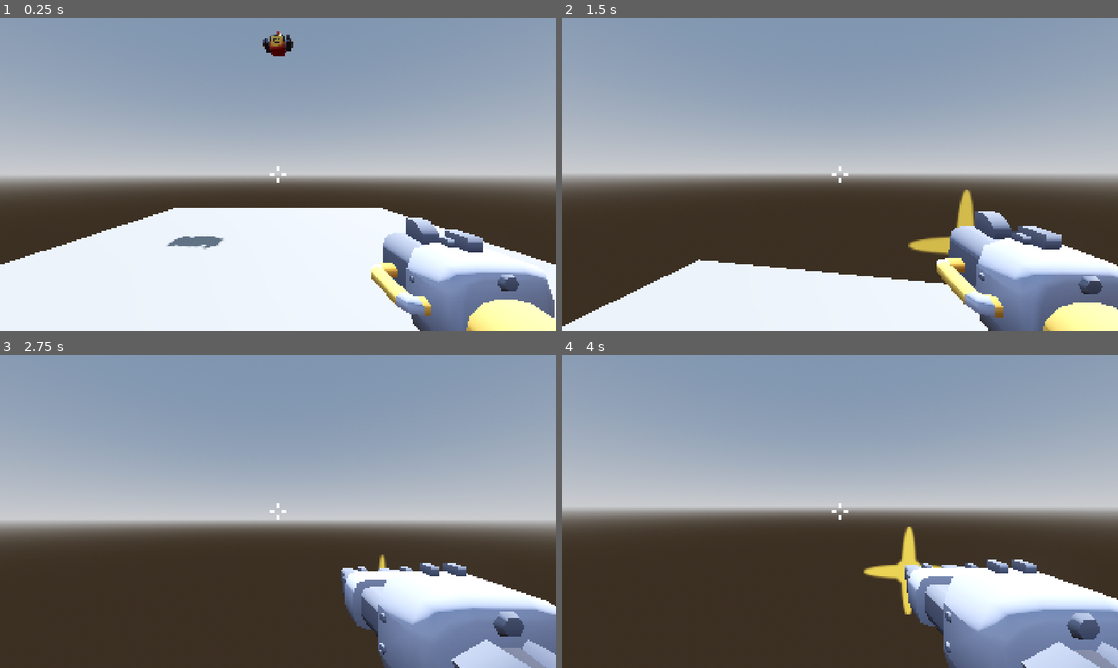
Above: before the commit, frames 1-4 (two rows, left to right).
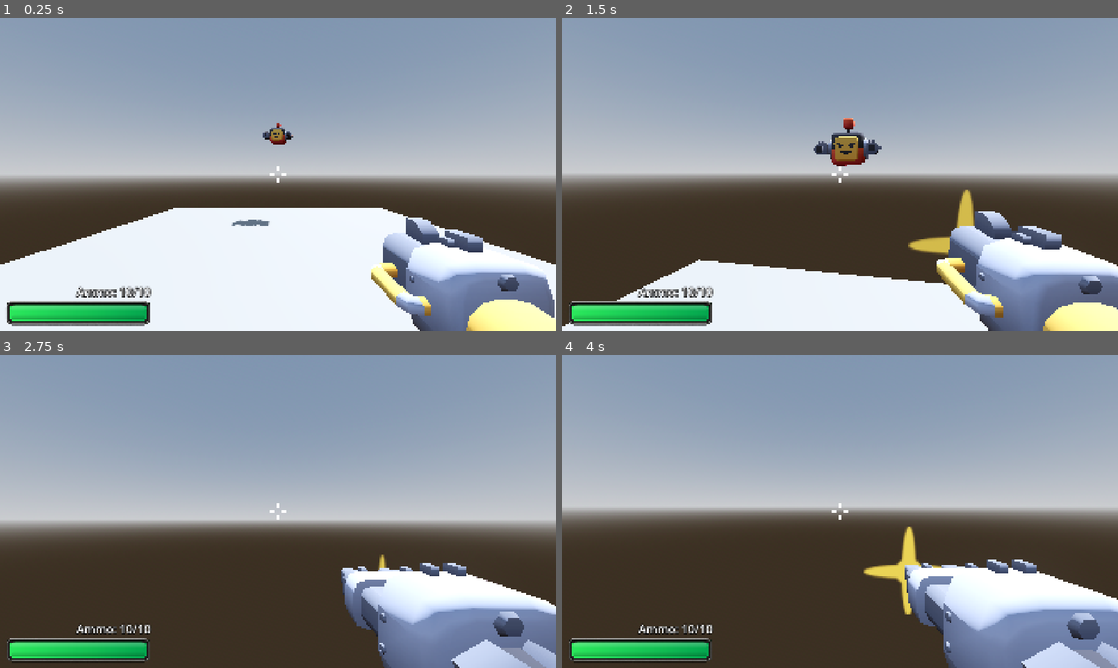
Above: after the commit, the same moments.

Repository: Stone-keep/3d_first_person_shooter
Game: Godot game, scene res://scenes/game.tscn
The game is run twice, just before and just after one commit, with the same random seed, the same clock (stepped at 60 frames per second) and the same inputs.
Inputs (mouse positions are in pixels of both pictures, inside the frame that each line leads up to):
- Up to frame 1 (0.25 s): no input
- Up to frame 2 (1.5 s): move the mouse to (867, 174) at 0.52 s; press the mouse at (867, 174) at 0.53 s; hold W (forward) from 0.53 s (still down); tap Space (jump) at 0.77 s; move the mouse to (812, 174) at 1.27 s; release the mouse at (812, 174) at 1.28 s; click (812, 174) at 1.35 s
- Up to frame 3 (2.75 s): keep holding W (forward); tap Space (jump) at 1.52 s; move the mouse to (289, 505) at 2.02 s; press the mouse at (289, 505) at 2.03 s; tap E (toggle_weapon) at 2.1 s
- Up to frame 4 (4 s): keep holding W (forward); move the mouse to (834, 517) at 2.77 s; release the mouse at (834, 517) at 2.78 s; click (834, 517) at 2.85 s; tap Space (jump) at 3.02, 3.77 s; tap Enter at 3.5 s; move the mouse to (878, 514) at 3.52 s; press the mouse at (878, 514) at 3.53 s

The runs differ from the first frame. In frame 1, 3.3% of the frame differs, in the area x 1-53%, y 4-99%; in frame 2, 3.3%, in the area x 1-58%, y 32-99%; in frame 3, 2.3%; in frame 4, 2.3%.

Commit message:
Add player health bar, move HUD to separate scene

Diff:
--- a/scenes/enemy.gd
+++ b/scenes/enemy.gd
@@ -3,7 +3,6 @@
 @export var min_flash_size: float
 @export var max_flash_size: float
 @export var number_of_barrels := 1
-@export var damage := 1
 @export var health := 20
 @export var rotation_speed := 10.0
 
@@ -49,6 +48,7 @@
 	muzzle_flash()
 	shoot_shape.force_shapecast_update()
 	if shoot_shape.is_colliding():
+		var damage := randi_range(1, 3)
 		var collider := shoot_shape.get_collider(0)
 
 		if collider.is_in_group("player"):
@@ -76,13 +76,12 @@
 		if mesh is MeshInstance3D:
 			tween.tween_property(mesh.material_overlay, "shader_parameter/Progress", 0.0, 0.1)
 
-
 func die():
 	player = null
 	is_dying = true
 	var tween = create_tween()
 	tween.set_parallel(true)
-	tween.tween_property(self, "position", position + Vector3(0, -6, 0), 3.0)
+	tween.tween_property(self, "position", position + Vector3(0, -5, 0), 3.0)
 	tween.tween_property(self, "rotation", rotation + Vector3(randf_range(TAU, 2 * TAU), randf_range(TAU, 2 * TAU), randf_range(TAU, 2 * TAU)), 3.0)
 	tween.tween_property(self, "scale", Vector3(0.01, 0.01, 0.01), 1.0).set_delay(2.0)
 	tween.chain()
--- /dev/null
+++ b/scenes/game.gd
@@ -0,0 +1,12 @@
+extends Node3D
+
+@onready var player: CharacterBody3D = $Characters/Player
+@onready var hud: CanvasLayer = $HUD
+
+func _ready() -> void:
+	player.health_changed.connect(_on_player_health_changed)
+	hud.update_player_current_hp(player.current_health, player.max_health)
+
+
+func _on_player_health_changed(hp_current: int, hp_max: int):
+	hud.update_player_current_hp(hp_current, hp_max)
--- a/scenes/game.tscn
+++ b/scenes/game.tscn
@@ -1,6 +1,7 @@
 [gd_scene format=3 uid="uid://dh8354j8ruqaj"]
 
-[ext_resource type="Texture2D" uid="uid://cfhuo8e7sk3nx" path="res://sprites/crosshair.png" id="1_lnu2h"]
+[ext_resource type="Script" uid="uid://cvl3ornyu4inh" path="res://scenes/game.gd" id="1_lbhrr"]
+[ext_resource type="PackedScene" uid="uid://bsbrmn0jwohup" path="res://scenes/hud.tscn" id="1_lnu2h"]
 [ext_resource type="PackedScene" uid="uid://connwbqdnwbio" path="res://scenes/player.tscn" id="1_uwrxv"]
 [ext_resource type="PackedScene" uid="uid://dsvmctv4la0no" path="res://scenes/enemy.tscn" id="2_yqjtg"]
 
@@ -24,31 +25,9 @@
 size = Vector3(10, 1, 20)
 
 [node name="Game" type="Node3D" unique_id=1158255392]
+script = ExtResource("1_lbhrr")
 
-[node name="HUD" type="CanvasLayer" parent="." unique_id=265626944]
-
-[node name="Control" type="Control" parent="HUD" unique_id=708623319]
-layout_mode = 3
-anchors_preset = 15
-anchor_right = 1.0
-anchor_bottom = 1.0
-grow_horizontal = 2
-grow_vertical = 2
-
-[node name="CenterContainer" type="CenterContainer" parent="HUD/Control" unique_id=5741944]
-layout_mode = 1
-anchors_preset = 15
-anchor_right = 1.0
-anchor_bottom = 1.0
-grow_horizontal = 2
-grow_vertical = 2
-
-[node name="TextureRect" type="TextureRect" parent="HUD/Control/CenterContainer" unique_id=1280642276]
-texture_filter = 1
-custom_minimum_size = Vector2(60, 60)
-layout_mode = 2
-texture = ExtResource("1_lnu2h")
-stretch_mode = 4
+[node name="HUD" parent="." unique_id=429791386 instance=ExtResource("1_lnu2h")]
 
 [node name="WorldEnvironment" type="WorldEnvironment" parent="." unique_id=1138551987]
 environment = SubResource("Environment_yqjtg")
@@ -72,4 +51,4 @@
 transform = Transform3D(1, 0, 0, 0, 1, 0, 0, 0, 1, 0, 0.7786157, 0)
 
 [node name="Enemy" parent="Characters" unique_id=14247012 instance=ExtResource("2_yqjtg")]
-transform = Transform3D(-0.98921615, 0, 0.14646289, 0, 1, 0, -0.14646289, 0, -0.98921615, 0, 7.467062, -8.421326)
+transform = Transform3D(-0.98921615, 0, 0.14646289, 0, 1, 0, -0.14646289, 0, -0.98921615, 0, 3.7078505, -8.421326)
--- /dev/null
+++ b/scenes/hud.gd
@@ -0,0 +1,19 @@
+extends CanvasLayer
+
+@export var player_hp_green: CompressedTexture2D
+@export var player_hp_red: CompressedTexture2D
+
+@onready var player_hp_bar: TextureProgressBar = $Control/PlayerInfo/PlayerHealthBar
+
+func update_player_current_hp(current_health: int, max_health: int):
+	player_hp_bar.max_value = max_health
+	player_hp_bar.value = current_health
+
+	var value := player_hp_bar.value
+	var max_value := player_hp_bar.max_value
+	var red_bar_threshold = 0.3 * max_value
+
+	if value <= red_bar_threshold:
+		player_hp_bar.texture_progress = player_hp_red
+	else:
+		player_hp_bar.texture_progress = player_hp_green
--- /dev/null
+++ b/scenes/hud.tscn
@@ -0,0 +1,60 @@
+[gd_scene format=3 uid="uid://bsbrmn0jwohup"]
+
+[ext_resource type="Script" uid="uid://dk57rqahwneb" path="res://scenes/hud.gd" id="1_6fi6k"]
+[ext_resource type="Texture2D" uid="uid://cfhuo8e7sk3nx" path="res://sprites/crosshair.png" id="1_ahhtf"]
+[ext_resource type="Texture2D" uid="uid://cvhwgxsjqkicq" path="res://sprites/health_bar_empty_simple.png" id="3_5ysmq"]
+[ext_resource type="Texture2D" uid="uid://c7e8kv5o6sykr" path="res://sprites/health_bar_progress_red.png" id="3_uo2fv"]
+[ext_resource type="Texture2D" uid="uid://bwqfotxe6i73w" path="res://sprites/health_bar_progress_green.png" id="4_6fi6k"]
+
+[node name="HUD" type="CanvasLayer" unique_id=429791386]
+script = ExtResource("1_6fi6k")
+player_hp_green = ExtResource("4_6fi6k")
+player_hp_red = ExtResource("3_uo2fv")
+
+[node name="Control" type="Control" parent="." unique_id=1655435917]
+layout_mode = 3
+anchors_preset = 15
+anchor_right = 1.0
+anchor_bottom = 1.0
+grow_horizontal = 2
+grow_vertical = 2
+
+[node name="CenterContainer" type="CenterContainer" parent="Control" unique_id=1358185634]
+layout_mode = 1
+anchors_preset = 15
+anchor_right = 1.0
+anchor_bottom = 1.0
+grow_horizontal = 2
+grow_vertical = 2
+
+[node name="TextureRect" type="TextureRect" parent="Control/CenterContainer" unique_id=1486831940]
+texture_filter = 1
+custom_minimum_size = Vector2(60, 60)
+layout_mode = 2
+texture = ExtResource("1_ahhtf")
+stretch_mode = 4
+
+[node name="PlayerInfo" type="VBoxContainer" parent="Control" unique_id=1208588665]
+layout_mode = 1
+anchors_preset = -1
+anchor_top = 1.0
+anchor_bottom = 1.0
+offset_left = 20.0
+offset_bottom = -20.0
+grow_vertical = 0
+
+[node name="AmmoLabel" type="Label" parent="Control/PlayerInfo" unique_id=1761592330]
+layout_mode = 2
+size_flags_horizontal = 8
+theme_override_colors/font_outline_color = Color(0, 0, 0, 1)
+theme_override_constants/outline_size = 10
+theme_override_font_sizes/font_size = 40
+text = "Ammo: 10/10"
+
+[node name="PlayerHealthBar" type="TextureProgressBar" parent="Control/PlayerInfo" unique_id=1480299767]
+custom_minimum_size = Vector2(500, 83)
+layout_mode = 2
+value = 100.0
+nine_patch_stretch = true
+texture_under = ExtResource("3_5ysmq")
+texture_progress = ExtResource("4_6fi6k")
--- a/scenes/player.gd
+++ b/scenes/player.gd
@@ -9,7 +9,6 @@
 @onready var enemy_target: Marker3D = $EnemyTarget
 
 # Camera Movement
-
 var mouse_sensitivity := 0.002
 var joystick_horizontal_sensitivity := 2.5
 var joystick_vertical_sensitivity := 1.5
@@ -19,10 +18,10 @@
 # Movement
 const SPEED := 5.0
 const FRICTION := 8.0
-const JUMP_VELOCITY = 5.0
 var direction := Vector3.ZERO
 
 # Jumping
+const JUMP_VELOCITY = 5.0
 var current_jump := 0
 var max_jumps := 2
 
@@ -38,6 +37,11 @@
 		current_weapon = value
 var current_weapon_node: Node3D
 var is_swapping_weapons := false
+
+# Health
+var max_health := 50
+var current_health := max_health
+signal health_changed(hp_current: int, hp_max: int)
 
 func _ready() -> void:
 	Input.set_mouse_mode(Input.MOUSE_MODE_CAPTURED)
@@ -138,4 +142,6 @@
 	enemy.get_hit(hit_damage)
 
 func get_hit(hit_damage: int):
+	current_health -= hit_damage
+	health_changed.emit(current_health, max_health)
 	print("Player hit for: " + str(hit_damage))
Not shown, added: scenes/game.gd.uid
Not shown, added: scenes/hud.gd.uid
Binary file added: sprites/health_bar_empty_simple.png
Not shown, added: sprites/health_bar_empty_simple.png.import
Binary file added: sprites/health_bar_progress_green.png
Not shown, added: sprites/health_bar_progress_green.png.import
Binary file added: sprites/health_bar_progress_red.png
Not shown, added: sprites/health_bar_progress_red.png.import
